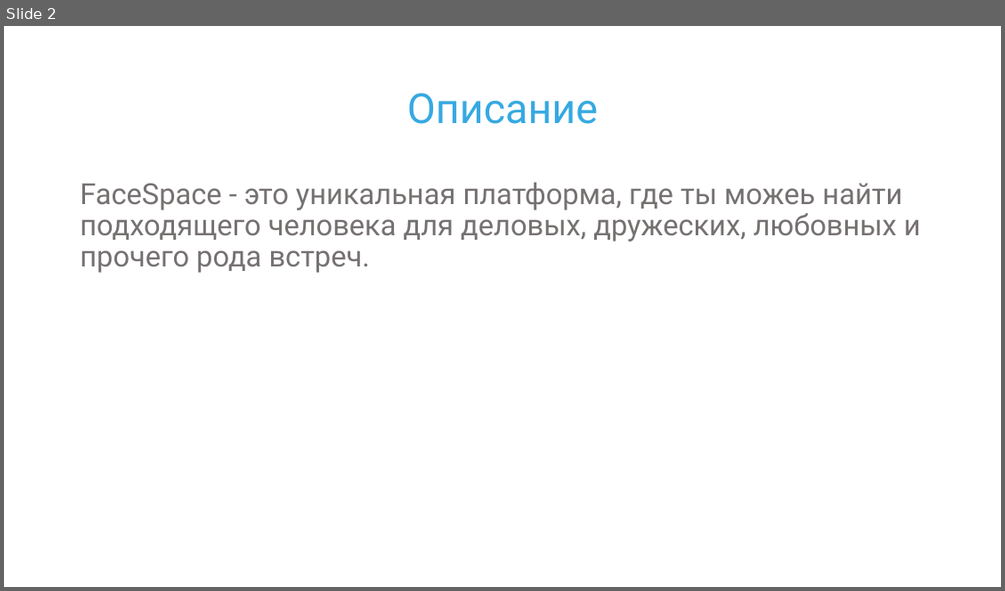
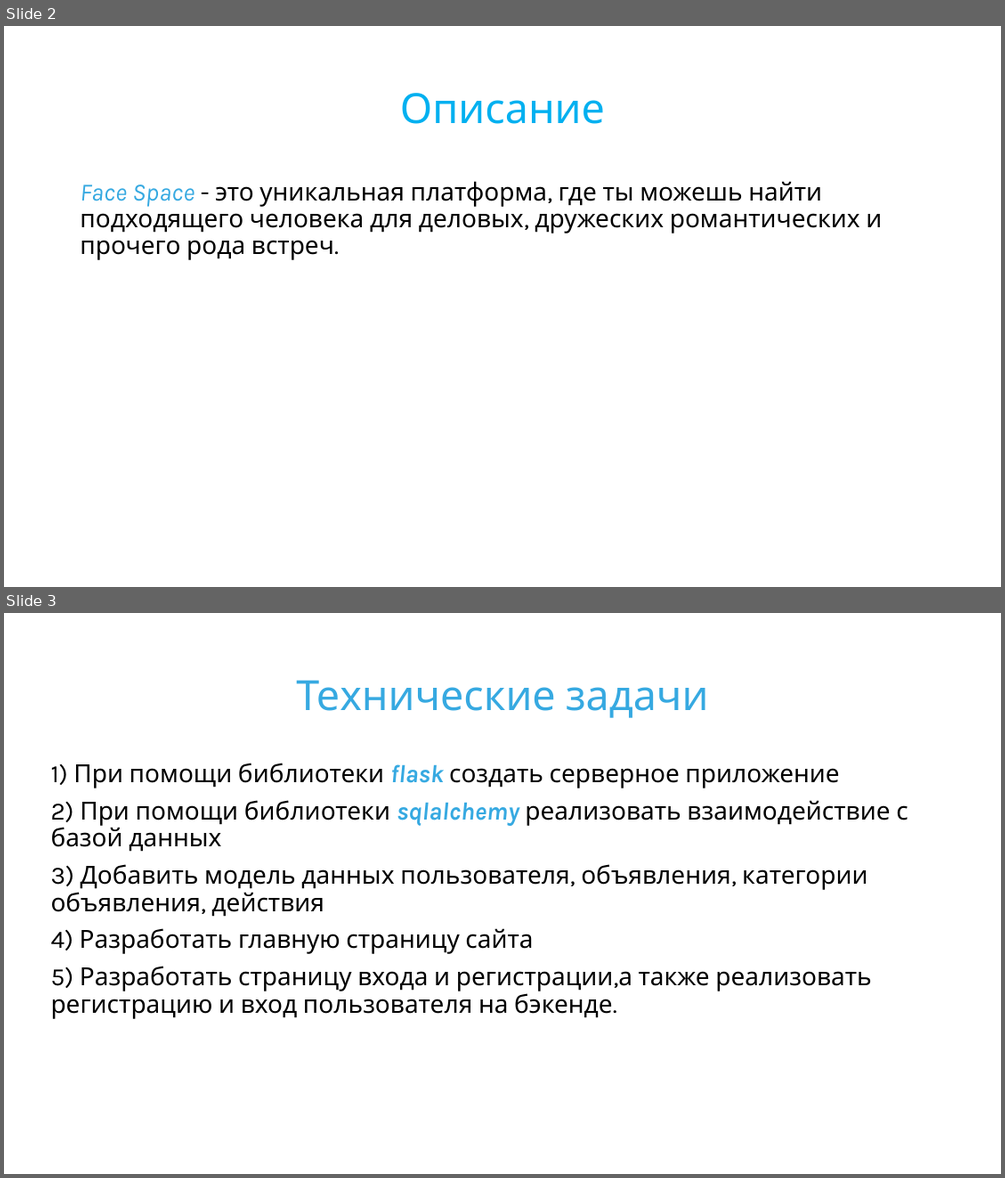
Before and after one commit to IT-novichok/FaceSpace, a slide deck: config/presentation.pptx. Shown one above the other, each under a label of ours: slide 2 before the commit, slides 2 and 3 after it. The pictures are 1005x591 and 1005x1178 pixels, drawn with LibreOffice and Linux fonts; fonts in the diff are those of the drawing. Boxes give left, top, right and bottom in pixels: in the first picture for what was removed or moved away, otherwise in the second. Text is boxed around its words. In the diff, an @@ line names an element or a change of style, - is before the commit and + after.

```diff
--- a/config/presentation.pptx
+++ b/config/presentation.pptx
@@ slide 3 added at (4, 613, 1001, 1174), background #FFFFFF @@
@@ title added at (296, 680, 709, 718), 40 pt, text #36A9E1 @@
+Технические задачи
@@ text added at (51, 763, 907, 1019), 24 pt, text #000000 @@
+1) При помощи библиотеки flask создать серверное приложение
+2) При помощи библиотеки sqlalchemy реализовать взаимодействие с базой данных
+3) Добавить модель данных пользователя, объявления, категории объявления, действия
+4) Разработать главную страницу сайта
+5) Разработать страницу входа и регистрации,а также реализовать регистрацию и вход пользователя на бэкенде.
@@ slide 2 changed as well @@
@@ title "Описание" at (400, 93, 605, 124): font Roboto to Karla, text colour #36A9E1 to #00B0F0 @@
@@ text at (80, 181, 882, 260): text changed; size 28 to 24 pt; font Roboto to Karla; text colour #767171 to #000000 @@
-FaceSpace - это уникальная платформа, где ты можеь найти подходящего человека для деловых, дружеских, любовных и прочего рода встреч.
+Face Space - это уникальная платформа, где ты можешь найти подходящего человека для деловых, дружеских романтических и прочего рода встреч.
```
Also in this commit, not shown: 1 other slide changed, 6 other slides added, 17 other files.
